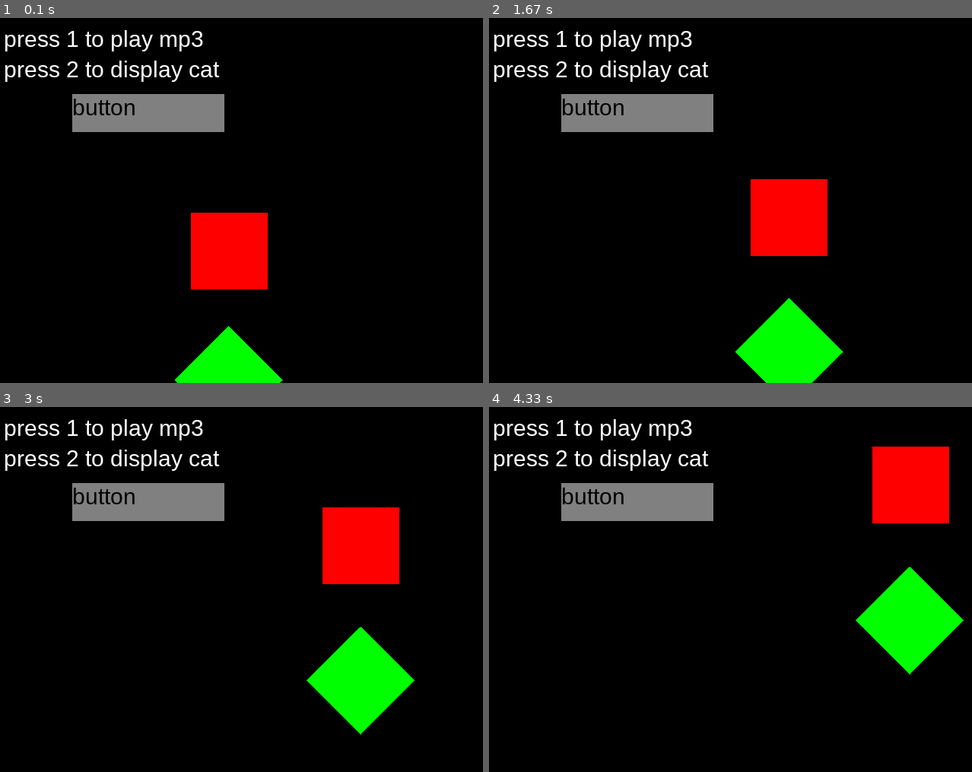
Above: before the commit, frames 1-4 (two rows, left to right).
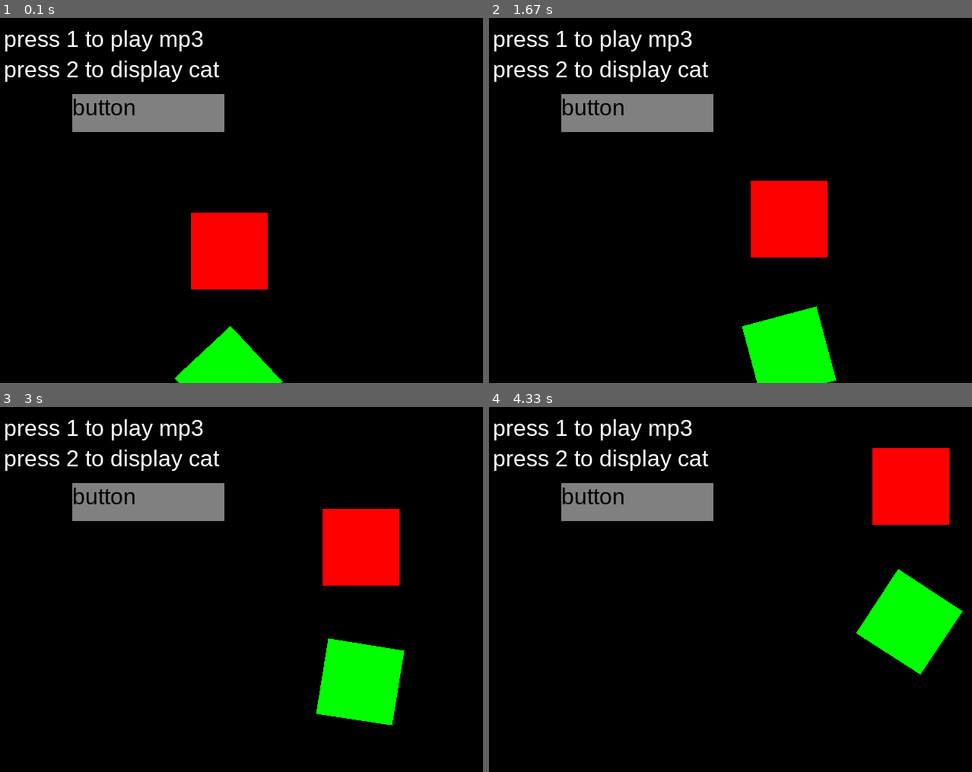
Above: after the commit, the same moments.

Repository: pbh980915/python-2022-pygame-form
Game: pygame game, started from App.py
The game is run twice, just before and just after one commit, with the same random seed, the same clock (stepped at 60 frames per second) and the same inputs.
Inputs (mouse positions are in pixels of both pictures, inside the frame that each line leads up to):
- Up to frame 1 (0.1 s): no input
- Up to frame 2 (1.67 s): press the mouse at (638, 112) at 0.37 s; move the mouse to (672, 105) at 0.47 s; release the mouse at (711, 101) at 0.6 s; tap 2 at 0.67 s; tap 1 at 1.5 s
- Up to frame 3 (3 s): no input
- Up to frame 4 (4.33 s): no input

The runs differ from the first frame. In frame 1, less than 0.1% of the frame differs, in the area x 36-59%, y 84-100%; in frame 2, 0.9%; in frame 3, 1.2%, in the area x 63-86%, y 27-90%; in frame 4, 0.7%.

Commit message:
add angle velocity sample
충돌 갱신에 토크를 주는 코드는 저의 머리에서 벗어납니다.

Diff:
--- a/App.py
+++ b/App.py
@@ -33,6 +33,7 @@
         self.obj2.vpos = Vec2d(1,-1)
         self.obj2.fixtureOrigin *= 10
         self.obj2.langle = 45
+        self.obj2.vangle = 0.3
         self.obj2.set_fixture_angle(self.obj2.langle)
         self.obj2.friction = 0.0001
 
